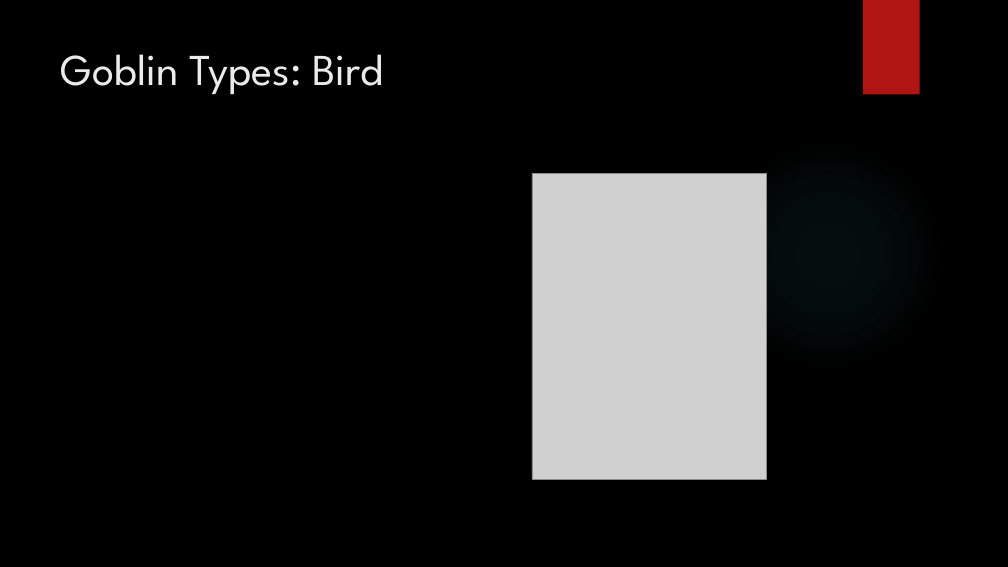
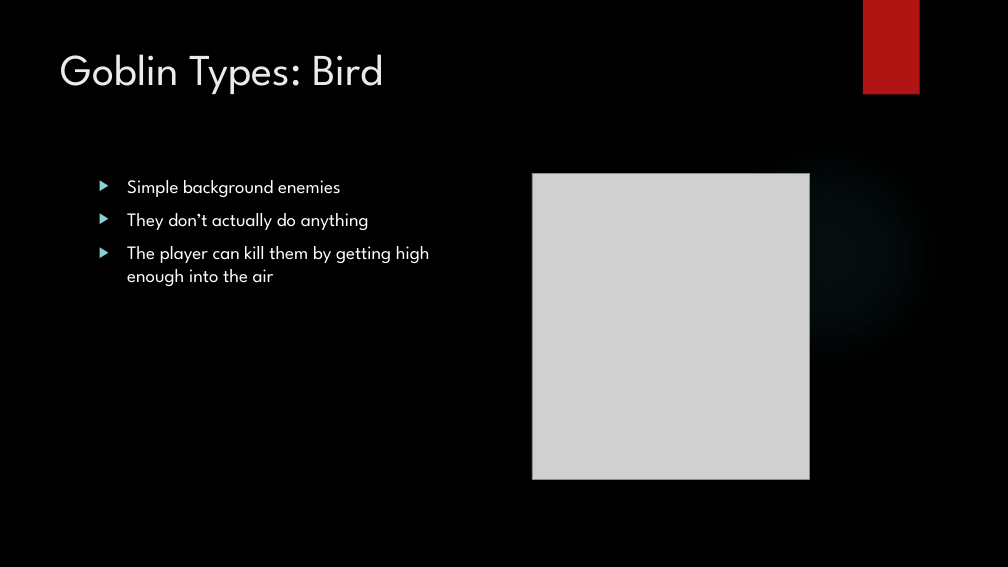
Before and after one commit to SEMO-dank-memers/FinalProject, a slide deck: slide 8 of Presentation.pptx (slide 9 before the commit). Drawn at 1008x567 pixels with LibreOffice and Linux fonts; fonts in the diff are those of the drawing; grey boxes stand for pictures; background and template pictures are left out. Boxes give left, top, right and bottom in pixels: in the first picture for what was removed or moved away, otherwise in the second. Text is boxed around its words. In the diff, an @@ line names an element or a change of style, - is before the commit and + after.

```diff
--- a/Presentation.pptx
+++ b/Presentation.pptx
@@ picture: place and size @@
-picture at (532, 173, 767, 479)
+picture at (532, 173, 810, 479)
@@ text added at (127, 180, 430, 286), 18 pt, text #FFFFFF @@
+▶ Simple background enemies
+▶ They don’t actually do anything
+▶ The player can kill them by getting high enough into the air
```
Also in this commit, not shown: 4 other slides changed, 1 slide removed, 3 other files.
